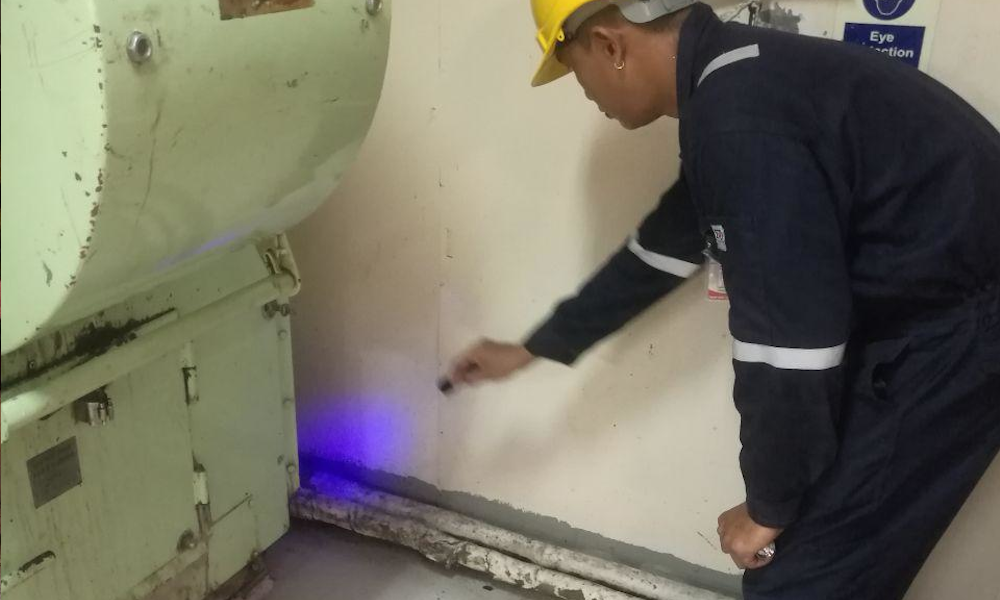
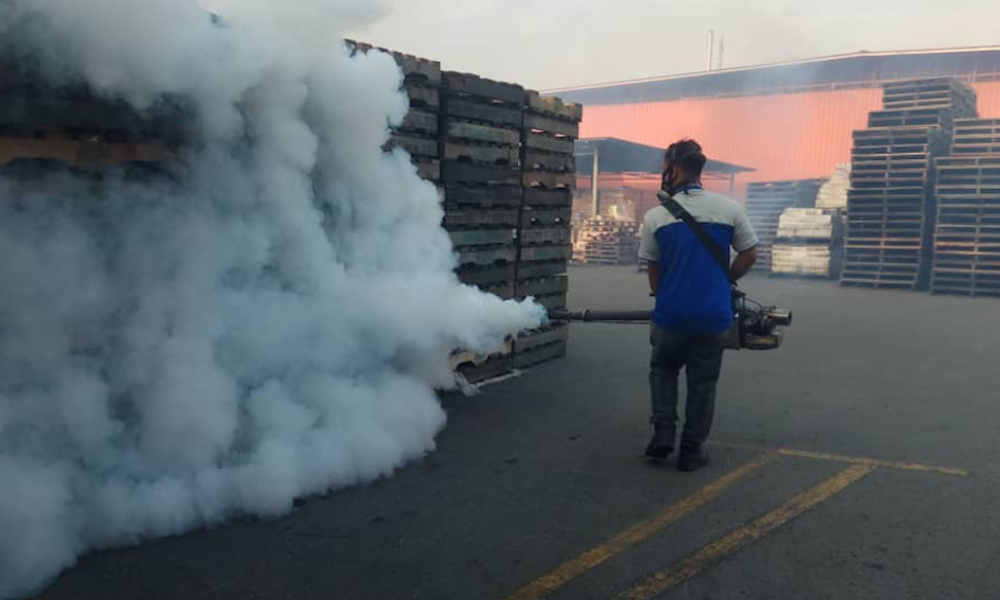
The second 1000px x 600px image is a revision of the first. Changes to its layers:
removed layer "slide5.jpg" over (1, 0, 1000, 600)
removed layer "slide6.jpg" over (0, 0, 1000, 600)
added layer "slide9.jpg" above "slide10.jpg" over (0, 0, 1000, 600)
added layer "slide10.jpg" over (0, 0, 1000, 600)
